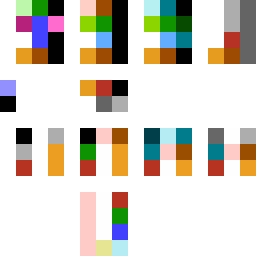
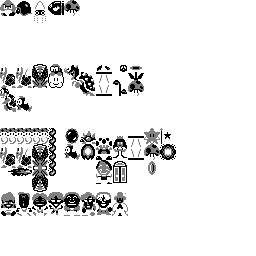
Revision of a layered 256 × 256 image; what changed, layer by layer:
hid "Layer 140" over [0, 0, 256, 256]
showed group "LL" (9 layers) over [0, 0, 176, 224]
painted on "Green" (1st of 6, in "LL" › "Sprites") over [98, 65, 144, 94]
showed group "ANN" (10 layers) over [0, 0, 176, 224]
